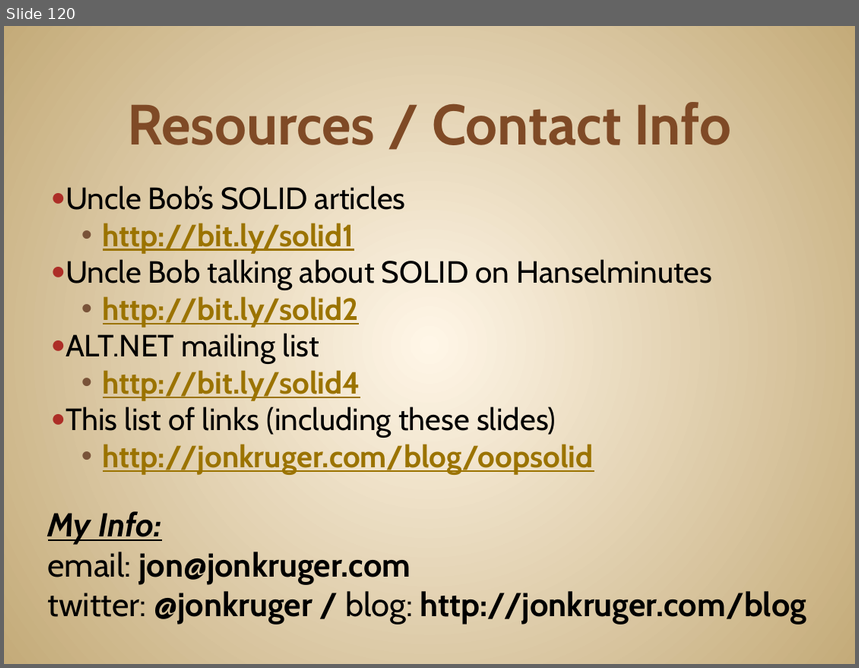
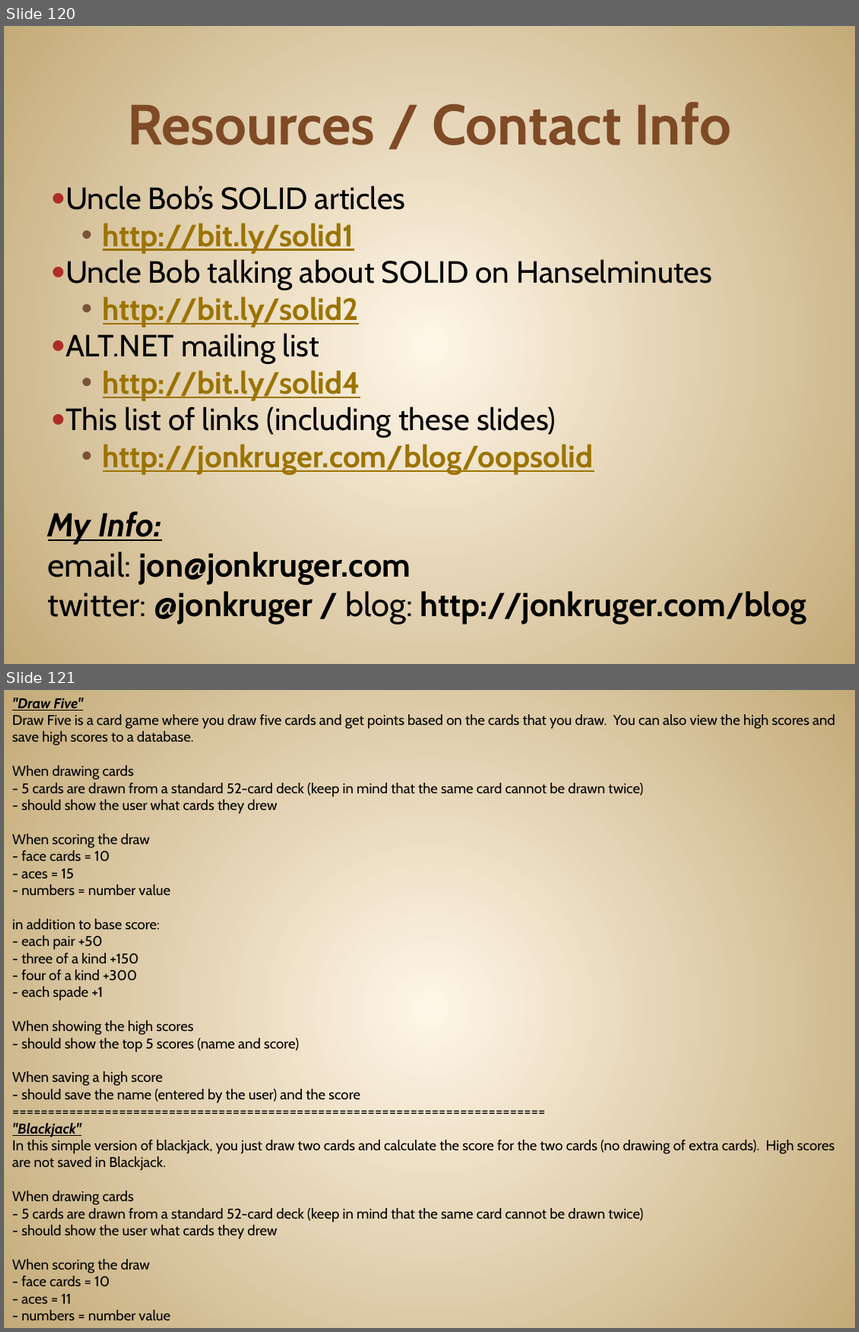
Before and after one commit to JonKruger/oop-solid-sample, a slide deck: slides/OOP-SOLID-CodeMash.pptx. Shown one above the other, each under a label of ours: slide 120 before the commit, slides 120 and 121 after it. The pictures are 859x668 and 859x1332 pixels, drawn with LibreOffice and Linux fonts; fonts in the diff are those of the drawing. Boxes give left, top, right and bottom in pixels: in the first picture for what was removed or moved away, otherwise in the second. Text is boxed around its words. In the diff, an @@ line names an element or a change of style, - is before the commit and + after.

```diff
--- a/slides/OOP-SOLID-CodeMash.pptx
+++ b/slides/OOP-SOLID-CodeMash.pptx
@@ slide 121 added at box(4, 690, 855, 1328), background gradient #FFF7E8 to #C4AA7A @@
@@ text added at box(12, 698, 835, 1321), 12 pt, text #000000 @@
+"Draw Five"
+Draw Five is a card game where you draw five cards and get points based on the cards that you draw. You can also view the high scores and save high scores to a database.
+When drawing cards
+- 5 cards are drawn from a standard 52-card deck (keep in mind that the same card cannot be drawn twice)
+- should show the user what cards they drew
+When scoring the draw
+- face cards = 10
+- aces = 15
+- numbers = number value
+in addition to base score:
+- each pair +50
+- three of a kind +150
+- four of a kind +300
+- each spade +1
+When showing the high scores
+- should show the top 5 scores (name and score)
+When saving a high score
+- should save the name (entered by the user) and the score
+===========================================================================
+"Blackjack"
+In this simple version of blackjack, you just draw two cards and calculate the score for the two cards (no drawing of extra cards). High scores are not saved in Blackjack.
+When drawing cards
+- 5 cards are drawn from a standard 52-card deck (keep in mind that the same card cannot be drawn twice)
+- should show the user what cards they drew
+When scoring the draw
+- face cards = 10
+- aces = 11
+- numbers = number value
```
Also in this commit, not shown: 1 other slide added.
